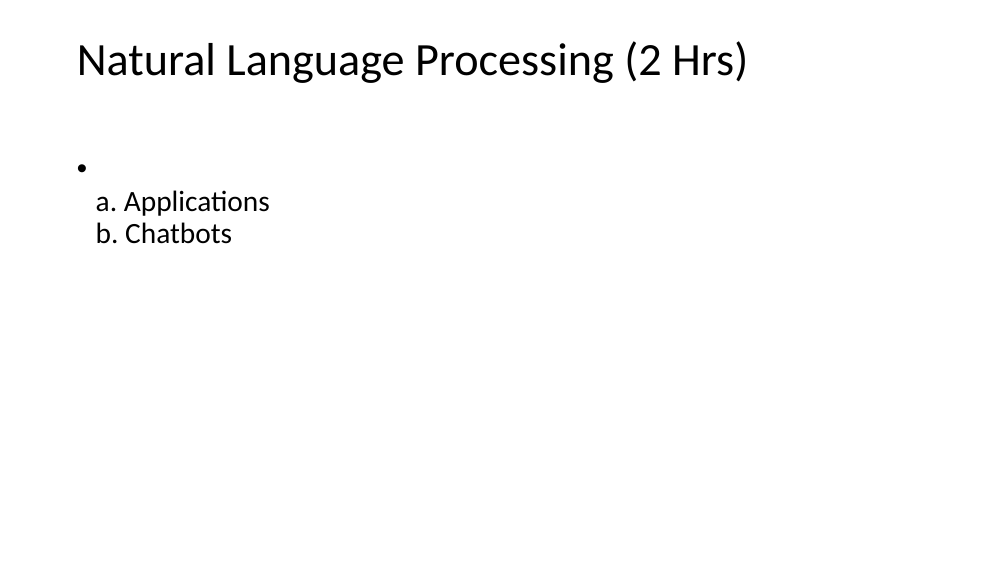
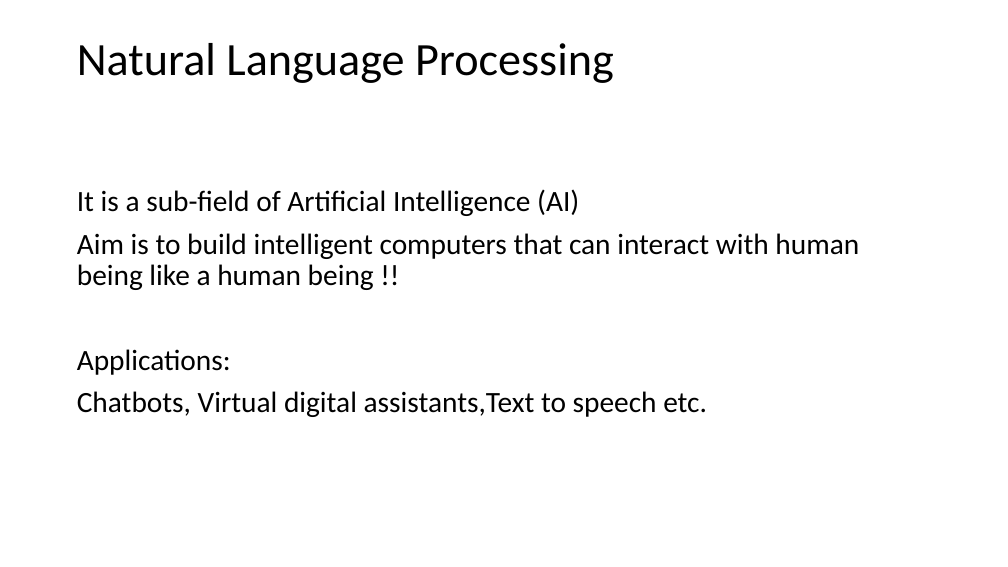
Before and after one commit to Racerxali/Billoo, a slide deck: slide 10 of AI.pptx. Drawn at 1008x567 pixels with LibreOffice and Linux fonts; fonts in the diff are those of the drawing. Boxes give left, top, right and bottom in pixels: in the first picture for what was removed or moved away, otherwise in the second. Text is boxed around its words. In the diff, an @@ line names an element or a change of style, - is before the commit and + after.

```diff
--- a/AI.pptx
+++ b/AI.pptx
@@ title at [77,43,614,83]: text changed @@
-Natural Language Processing (2 Hrs)
+Natural Language Processing
@@ text at [77,189,859,417]: text changed @@
-• a. Applications
-  b. Chatbots
+It is a sub-field of Artificial Intelligence (AI)
+Aim is to build intelligent computers that can interact with human being like a human being !!
+Applications:
+Chatbots, Virtual digital assistants,Text to speech etc.
```
Also in this commit, not shown: 6 other slides changed, 1 slide added, 5 slides removed.
